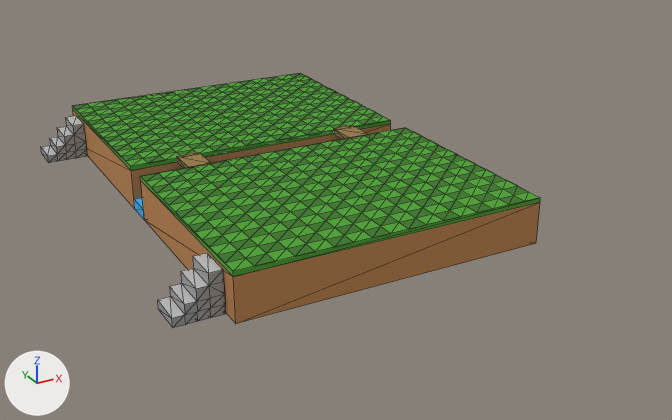
What one commit did to the glTF model models/battleground.glb.
The view is the same before and after, from a 50 mm camera at (-12.9, -27.7, 11.0) aimed at (1.7, -1.2, -2.3). The lights are fixed; the arrows at lower left show +X, +Y and +Z. Mesh edges are drawn as thin lines. Objects named as collision shapes, trigger or cutter boxes, shadow casters or lower levels of detail are left out. Where no turn or scale is listed for an object, it has been applied to the vertices. Vertices at the same position are counted once.

Objects in the first picture: 'Cube', 'Northsurface', 'ladder1', 'ladder2', 'northland', 'southland', 'southsurface'.
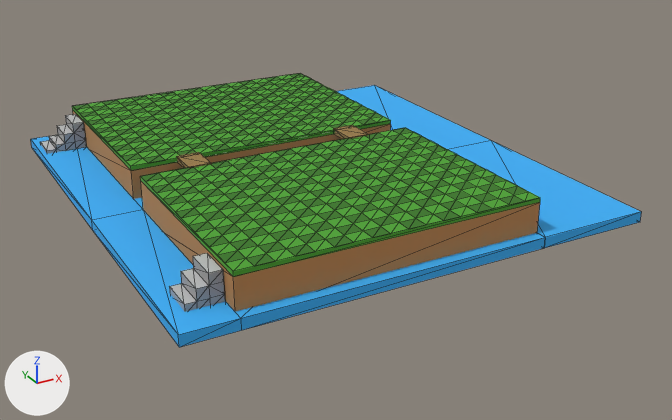
Where the change shows, as pixel boxes (x1, y1, x2, y2) in the pictures (672 x 420 px):
'Cube', reshaped: before (134, 198, 144, 219); after (31, 85, 641, 347)
'ladder2', moved: before (41, 116, 87, 163); after (40, 114, 86, 154)

What the commit changed:
me_cube_014 is used by ob_cube; location (0.0, 0.0, -1.28); scale (5.0, 0.513, -0.18).
me_cube_014 had 8 vertices, 12 faces and spanned x -1.0..1.0, y -1.0..1.0, z -1.0..1.0.
me_cube_014 now has 28 vertices, 52 faces and spans x -1.34..1.8, y -16.36..16.15, z -1.0..1.0.
Part 1, on me_cube_014:
4 vertices are removed from x -1.0..1.0, y 1.0, z -1.0..1.0.
10 faces are deleted.
12 vertices are added at x -1.34..1.0, y -16.36..16.15, z -1.0..1.0.
6 new vertices lie (0.0, -15.36, 0.0) away from vertices in x -1.34..1.0, y -1.0, z -1.0..1.0.
6 new vertices lie (0.8, 0.0, 0.0) away from vertices in x 1.0, y -16.36..16.15, z -1.0..1.0.
50 new faces join them.
Object 'ladder2' (ob_ladder2) moves from (-5.23, 6.84, -0.82) to (-5.23, 6.84, -0.74).
